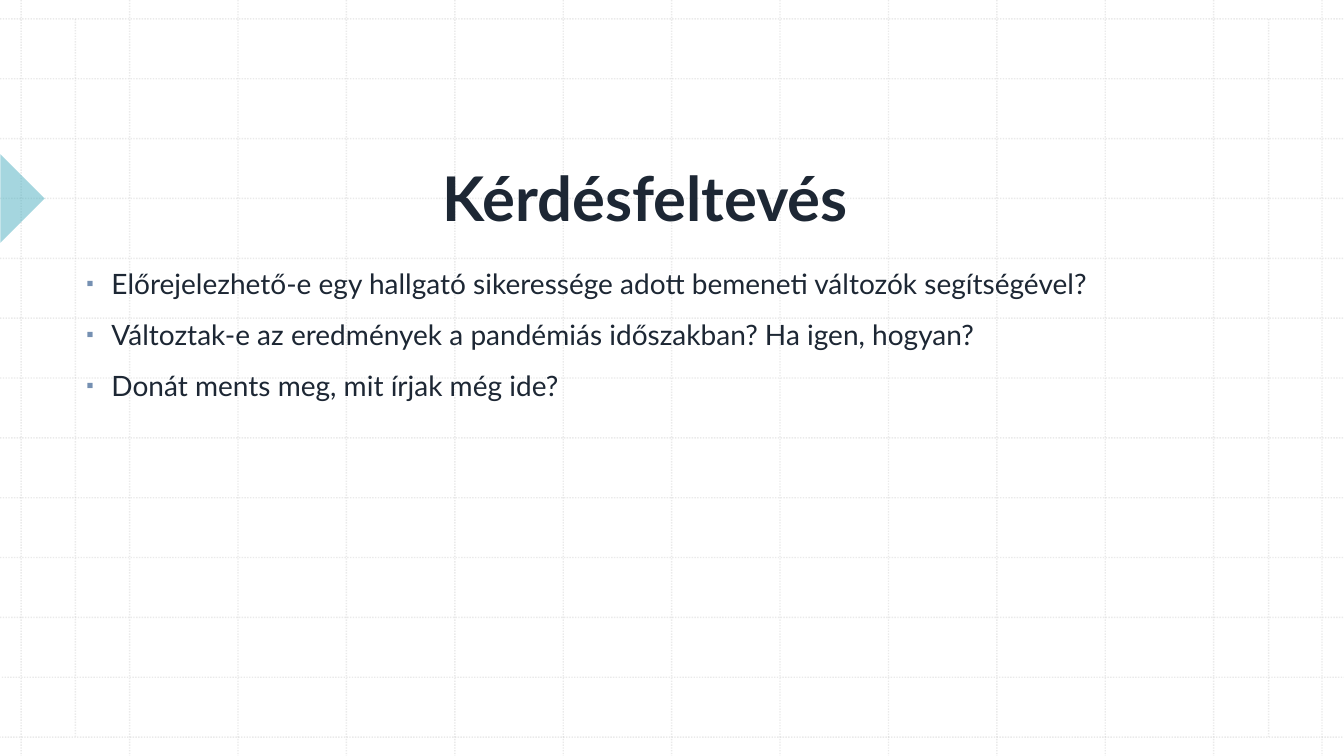
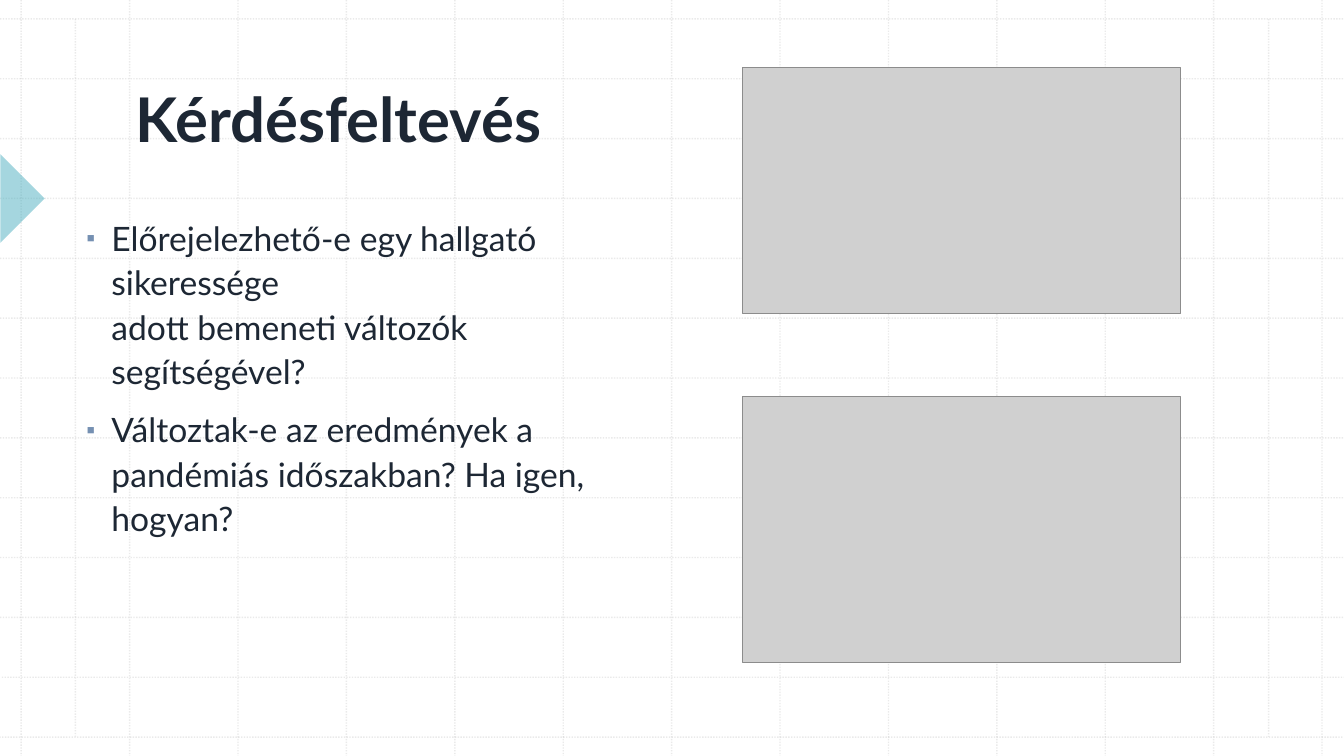
Before and after one commit to konderal333/-nkutfel, a slide deck: slide 2 of TDK prezi.pptx (slide 3 before the commit). Drawn at 1344x756 pixels with LibreOffice and Linux fonts; fonts in the diff are those of the drawing; grey boxes stand for pictures. Boxes give left, top, right and bottom in pixels: in the first picture for what was removed or moved away, otherwise in the second. Text is boxed around its words. In the diff, an @@ line names an element or a change of style, - is before the commit and + after.

```diff
--- a/TDK prezi.pptx
+++ b/TDK prezi.pptx
@@ title "Kérdésfeltevés": place and size @@
-title "Kérdésfeltevés" at (442,175,848,222)
+title "Kérdésfeltevés" at (136,96,542,143)
@@ picture added at (743,68,1181,314) @@
@@ text "Előrejelezhető-e egy hallgató sikeressége adott ...": place and size @@
-text "Előrejelezhető-e egy hallgató sikeressége adott ..." at (111,273,1086,401)
+text "Előrejelezhető-e egy hallgató sikeressége adott ..." at (111,226,584,537)
@@ text "Előrejelezhető-e egy hallgató sikeressége adott ..." at (111,226,584,537): size 20 to 24 pt @@
@@ text at (111,375,558,401): paragraph removed @@
-▪ Donát ments meg, mit írjak még ide?
@@ picture added at (743,397,1181,662) @@
```
Also in this commit, not shown: 3 other slides changed, 7 slides added, 3 slides removed.
